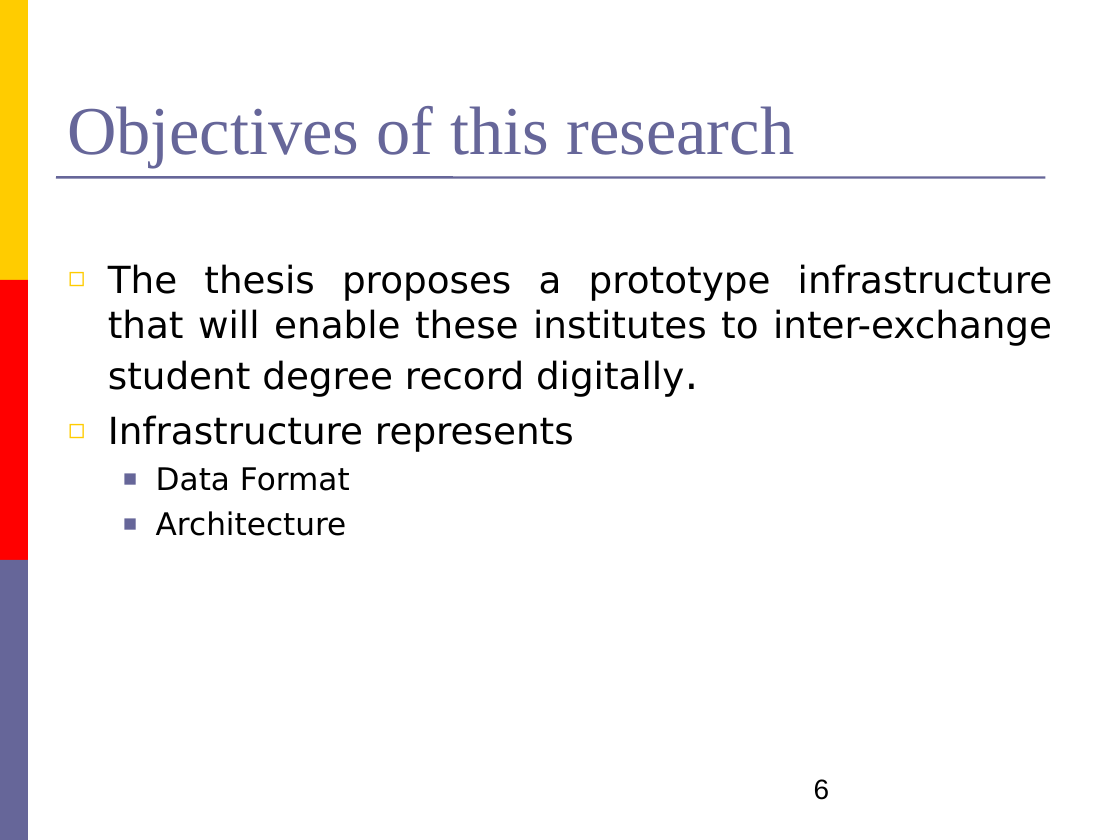
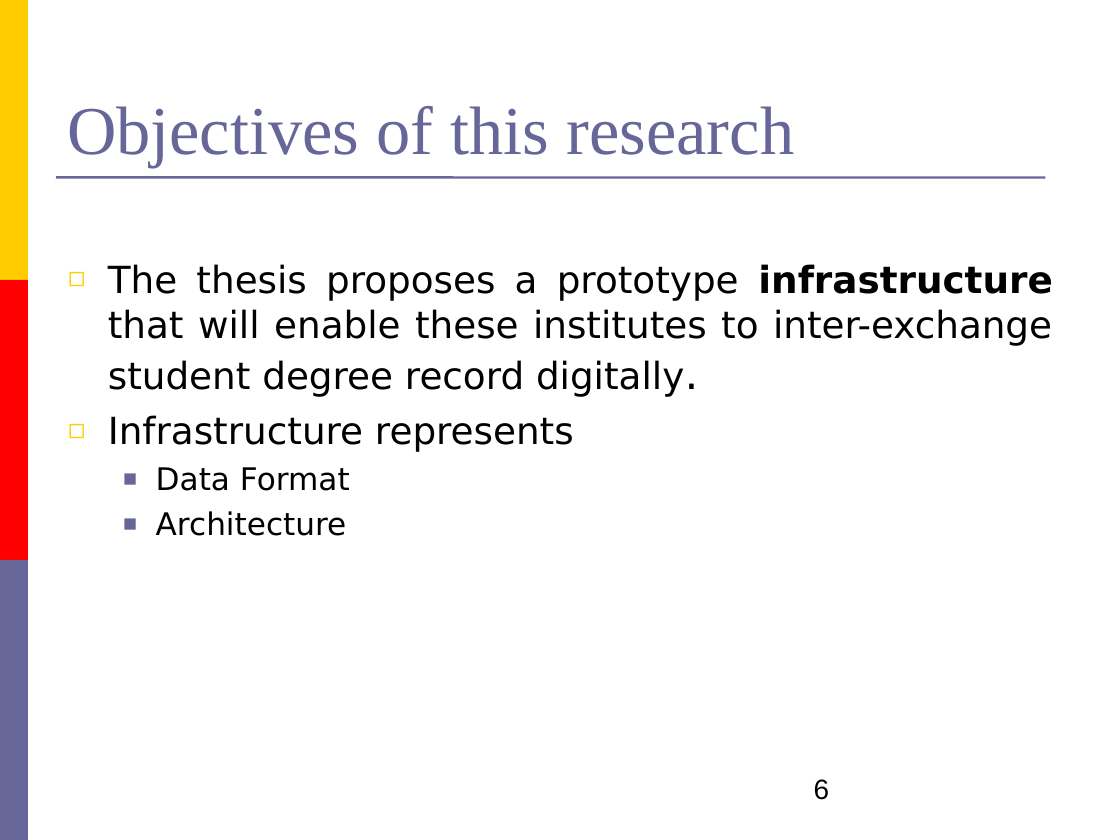
Before and after one commit to umair3/dress, a slide deck: slide 6 of presentations_and_documents/inhouse.ppt. Drawn at 1120x840 pixels with LibreOffice and Linux fonts; fonts in the diff are those of the drawing. Boxes give left, top, right and bottom in pixels: in the first picture for what was removed or moved away, otherwise in the second. Text is boxed around its words. In the diff, an @@ line names an element or a change of style, - is before the commit and + after.

```diff
--- a/presentations_and_documents/inhouse.ppt
+++ b/presentations_and_documents/inhouse.ppt
@@ text at (108, 264, 1052, 396): bold on in "infrastructure" @@
```
Also in this commit, not shown: 1 other slide changed, 1 other file.
